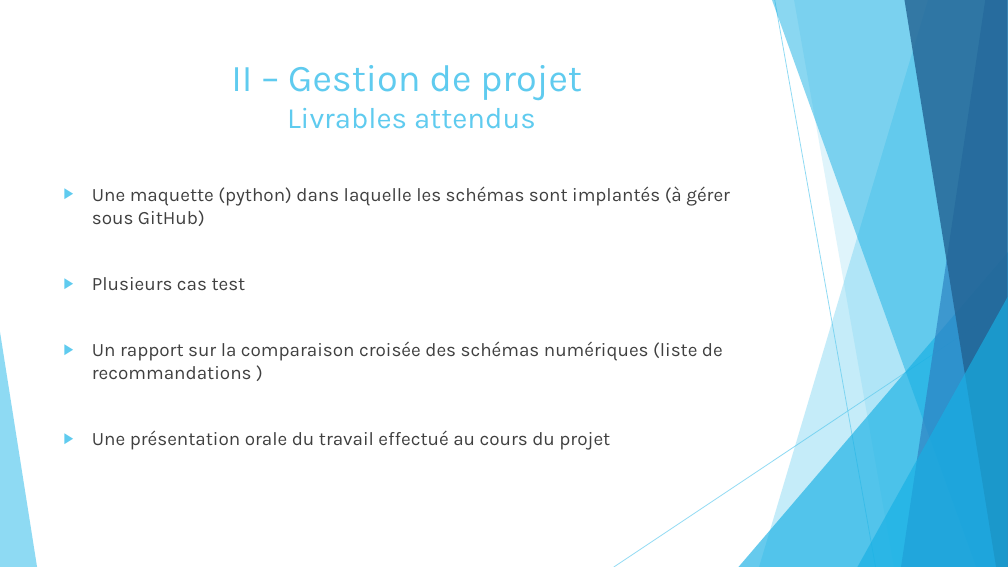
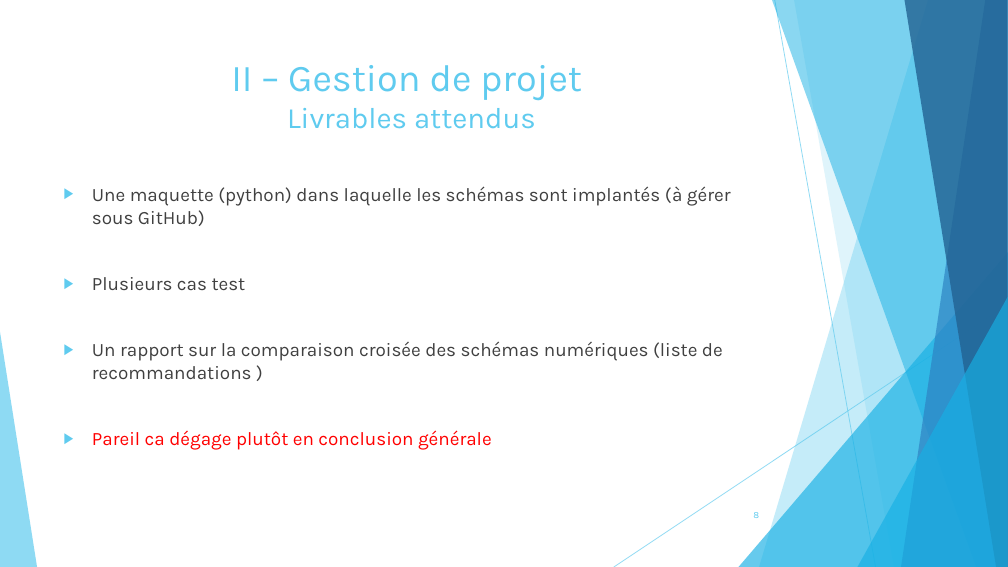
Before and after one commit to pierreXVI/PIE, a slide deck: slide 8 of oral_presentation/Oral_presentation_12_02_2019.pptx (slide 7 before the commit). Drawn at 1008x567 pixels with LibreOffice and Linux fonts; fonts in the diff are those of the drawing. Boxes give left, top, right and bottom in pixels: in the first picture for what was removed or moved away, otherwise in the second. Text is boxed around its words. In the diff, an @@ line names an element or a change of style, - is before the commit and + after.

```diff
--- a/oral_presentation/Oral_presentation_12_02_2019.pptx
+++ b/oral_presentation/Oral_presentation_12_02_2019.pptx
@@ text at bbox=[92, 430, 492, 450]: text changed; text colour #404040 to #FF0000 @@
-▶ Une présentation orale du travail effectué au cours du projet
+▶ Pareil ca dégage plutôt en conclusion générale
@@ page number added at bbox=[753, 512, 759, 518], 9 pt, text #5FCBEF @@
+8
```
Also in this commit, not shown: 20 other slides changed, 5 slides added, 1 slide removed.
